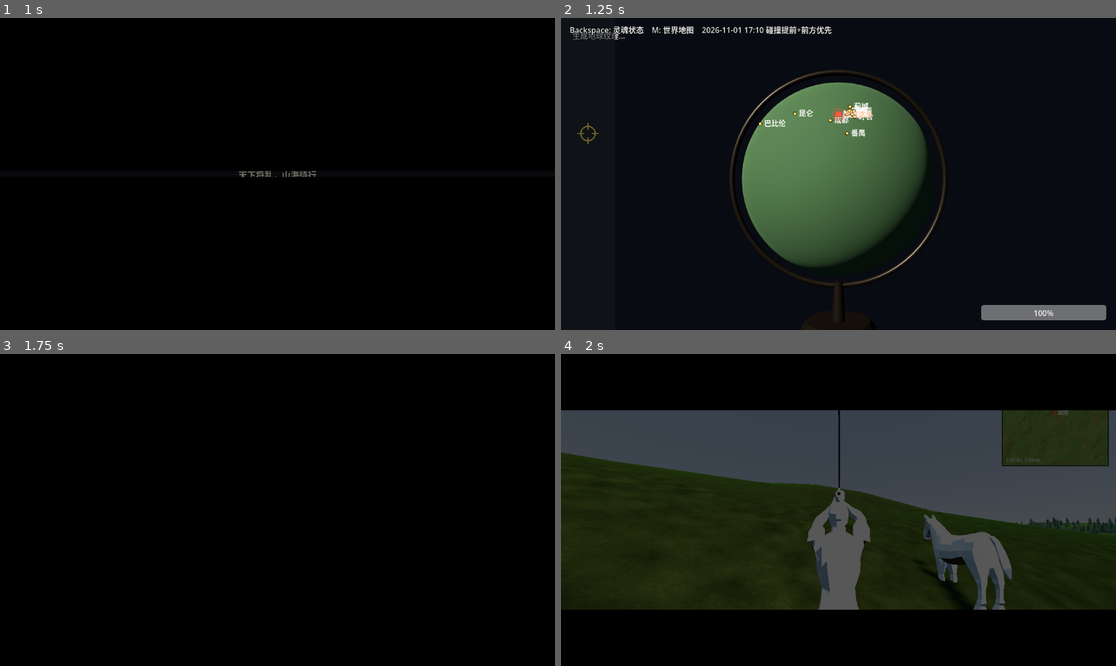
Above: before the commit, frames 1-4 (two rows, left to right).
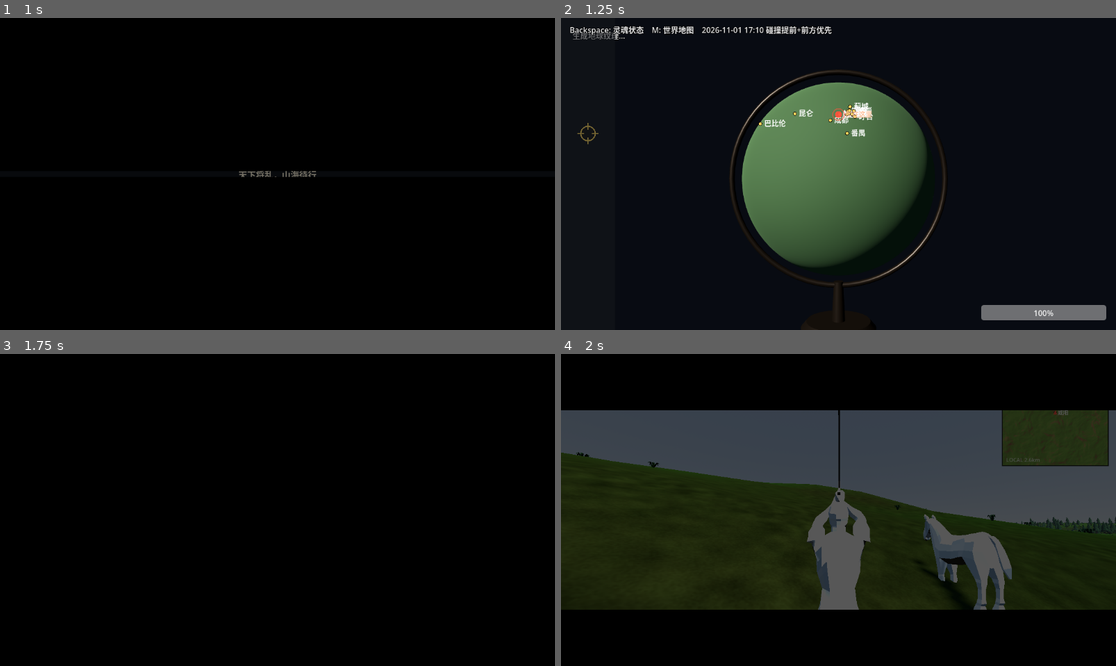
Above: after the commit, the same moments.

Repository: Richesfire/map
Game: Godot game, scene res://scenes/main_menu.tscn
Same seed, same stepped clock (60 frames per second), same inputs: the game is played once before the commit and once after it.
Inputs (mouse positions are in pixels of both pictures, inside the frame that each line leads up to):
- Up to frame 1 (1 s): click "开 始 游 戏" at 0.5 s
- Up to frame 2 (1.25 s): no input
- Up to frame 3 (1.75 s): tap Enter at 1.25 s; move the mouse to (305, 510) at 1.27 s; hold W (move_forward) from 1.28 s (still down); hold F (interact) from 1.28 s (still down); click (305, 510) at 1.42 s; tap Space (jump) at 1.52 s
- Up to frame 4 (2 s): keep holding W (move_forward); keep holding F (interact)

Frames 1-3 are identical in both runs. In frame 4, less than 0.1% of the frame differs, in the area x 2-100%, y 31-58%.

Commit message:
修：低矮植被字段名 low/low_veg 不匹配导致全局没有草；移除诊断探针

Diff:
--- a/godot/scripts/map/map_world.gd
+++ b/godot/scripts/map/map_world.gd
@@ -601,6 +601,7 @@
 		_biome_parts[t.get("id", "")] = {
 			"tree": v.get("trees", []),
 			"rock": v.get("rocks", []),
-			"low": v.get("low", []),
+			# 内部 kind 叫 low_veg，JSON 字段叫 low，这里统一成 low_veg
+			"low_veg": v.get("low", []),
 		}
 	print("[Map] 生物群系表载入：%d 类" % _biome_parts.size())
--- a/godot/scripts/map/terrain_tile.gd
+++ b/godot/scripts/map/terrain_tile.gd
@@ -392,7 +392,6 @@
 		return _glb_cache[pid]
 	var path := "res://assets/parts/%s.glb" % pid
 	var m: Mesh = null
-	print("[GLBTRY] exists(%s)=%s" % [path, str(ResourceLoader.exists(path))])
 	if ResourceLoader.exists(path):
 		var ps := load(path) as PackedScene
 		if ps != null:
@@ -400,7 +399,6 @@
 			m = _find_mesh(inst)
 			inst.queue_free()
 	_glb_cache[pid] = m
-	print("[GLBTRY] %s -> %s" % [path, str(m != null)])
 	return m
 
 
@@ -495,7 +493,6 @@
 	if mesh == null:
 		return
 
-	print("[LAYER] 群系=%s 类型=%s 数量=%d" % [biome_id, kind, xforms.size()])
 	var mm := MultiMesh.new()
 	mm.transform_format = MultiMesh.TRANSFORM_3D
 	mm.mesh = mesh
--- a/godot/scripts/world/world_root.gd
+++ b/godot/scripts/world/world_root.gd
@@ -537,13 +537,28 @@
 func _test_travelto() -> void:
 	var c0 := map.region_center_dir
 	print("[TravelTest] 出发: %.2f,%.2f  群系=%s" % [GeoSphere.dir_to_lonlat(c0).x, GeoSphere.dir_to_lonlat(c0).y, map.biome.biome_at(c0)])
-	var target := GeoSphere.lonlat_to_dir(0.0, -88.0)
-	print("[TravelTest] 目标: %.2f,%.2f  群系=%s" % [0.0, -88.0, map.biome.biome_at(target)])
+	var target := GeoSphere.lonlat_to_dir(-60.0, -5.0)
+	print("[TravelTest] 目标: %.2f,%.2f  群系=%s" % [-60.0, -5.0, map.biome.biome_at(target)])
 	map.travel_to(target, 1)
 	await get_tree().process_frame
 	var c1 := map.region_center_dir
 	print("[TravelTest] 抵达: %.2f,%.2f  群系=%s" % [GeoSphere.dir_to_lonlat(c1).x, GeoSphere.dir_to_lonlat(c1).y, map.biome.biome_at(c1)])
+	for i in 200:
+		await get_tree().process_frame
+		if map.get_tiles().size() >= 3:
+			break
+	_snap_to_ground()   # 测试里也要贴地
+	for i in 120:
+		await get_tree().process_frame
 	print("[TravelTest] 地块数=%d  玩家pos=%s" % [map.get_tiles().size(), str(player.position)])
+	for i in 30:
+		await get_tree().process_frame
+	for a in OS.get_cmdline_user_args():
+		if a.begins_with("--out="):
+			var f := a.substr(6)
+			get_viewport().get_texture().get_image().save_png(f)
+			print("[TravelShot] " + f)
+			get_tree().quit()
 
 
 ## 合成真实操作：拖准星到球上 -> 按回车，验证 UI 这条链路
Binary file added: godot/_截图/37_亚马逊雨林.png
